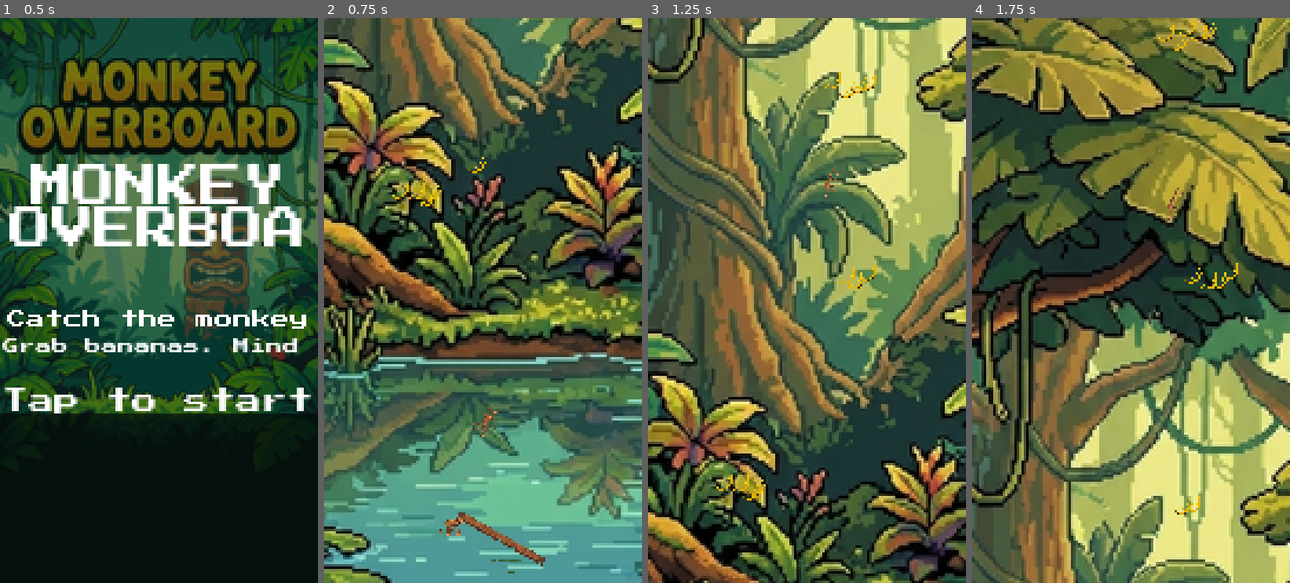
Above: before the commit, frames 1-4 (left to right).
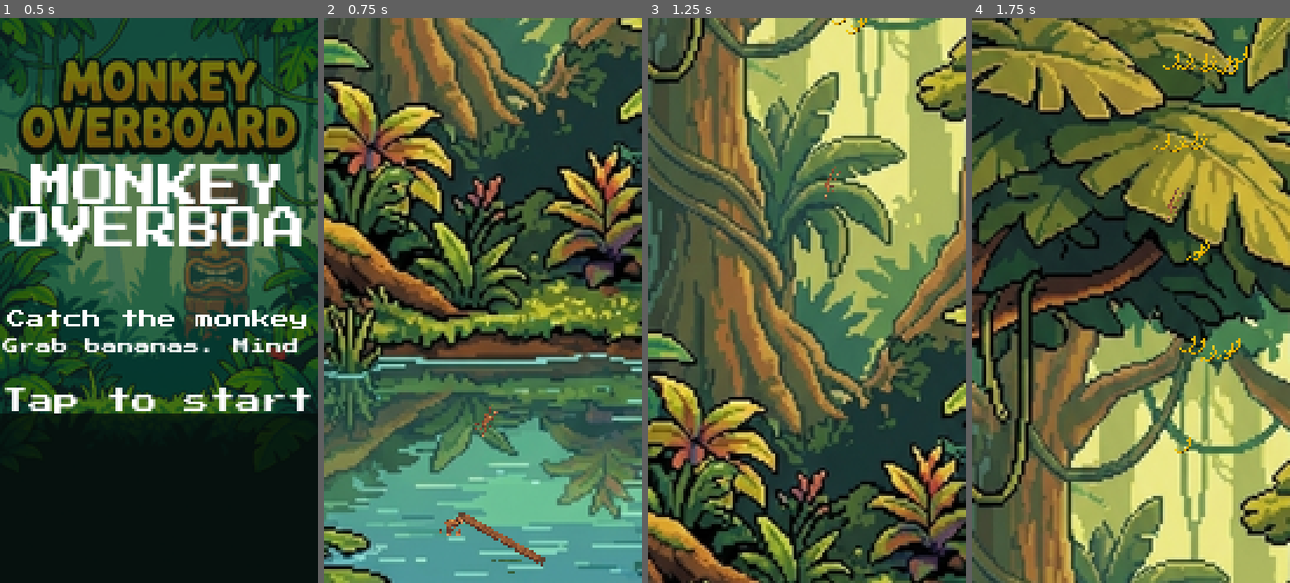
Above: after the commit, the same moments.

Repository: champrt78/monkey-overboard
Game: Godot game, scene res://main.tscn
Same seed, same stepped clock (60 frames per second), same inputs: the game is played once before the commit and once after it.
Inputs (mouse positions are in pixels of both pictures, inside the frame that each line leads up to):
- Up to frame 1 (0.5 s): no input
- Up to frame 2 (0.75 s): tap Enter at 0.5 s; move the mouse to (552, 272) at 0.52 s; hold Right from 0.53 s (still down); click (552, 272) at 0.67 s
- Up to frame 3 (1.25 s): keep holding Right
- Up to frame 4 (1.75 s): release Right at 1.25 s; drag from (1067, 328) to (1115, 413) at 1.27 s

Frame 1 is identical in both runs. In frame 2, 0.2% of the frame differs, in the area x 21-52%, y 24-34%; in frame 3, 0.5%; in frame 4, 1.1%, in the area x 57-87%, y 0-88%.

Commit message:
feat(bananas): double banana count and increase bunch size/density

Diff:
--- a/godot/main.gd
+++ b/godot/main.gd
@@ -22,10 +22,10 @@
 const DRIFT_PER_LEVEL := 4.5
 const DRIFT_MAX := 57.0
 const BANANA_R := 4.0
-const BANANA_BASE := 24
-const BANANA_PER_LEVEL := 6
-const BANANA_Y_MIN := 60.0
-const BANANA_Y_MAX := 620.0
+const BANANA_BASE := 48
+const BANANA_PER_LEVEL := 12
+const BANANA_Y_MIN := 40.0
+const BANANA_Y_MAX := 640.0
 const GATOR_Y_OFFSET := 7.5
 const GATOR_PATROL_SPEED := 14.0
 const GATOR_DASH_SPEED := 190.0
@@ -163,7 +163,7 @@
 	bananas = []
 	var count := BANANA_BASE + BANANA_PER_LEVEL * (level - 1)
 
-	var bunch_count: int = maxi(4, count / 4)
+	var bunch_count: int = maxi(6, count / 3)
 	var row_step: float = (BANANA_Y_MAX - BANANA_Y_MIN) / float(bunch_count)
 	var margin := 14.0
 
@@ -172,7 +172,7 @@
 		var side := 1 if randf() > 0.5 else -1
 		var branch_x := WORLD_W * 0.5 + side * (18.0 + randf() * 22.0)
 		var remaining := count - bananas.size()
-		var bunch_size := mini(3 + (randi() % 3), remaining)
+		var bunch_size := mini(4 + (randi() % 4), remaining)  # 4-7 bananas per bunch
 		if bunch_size <= 0:
 			break
 		for j in bunch_size:
